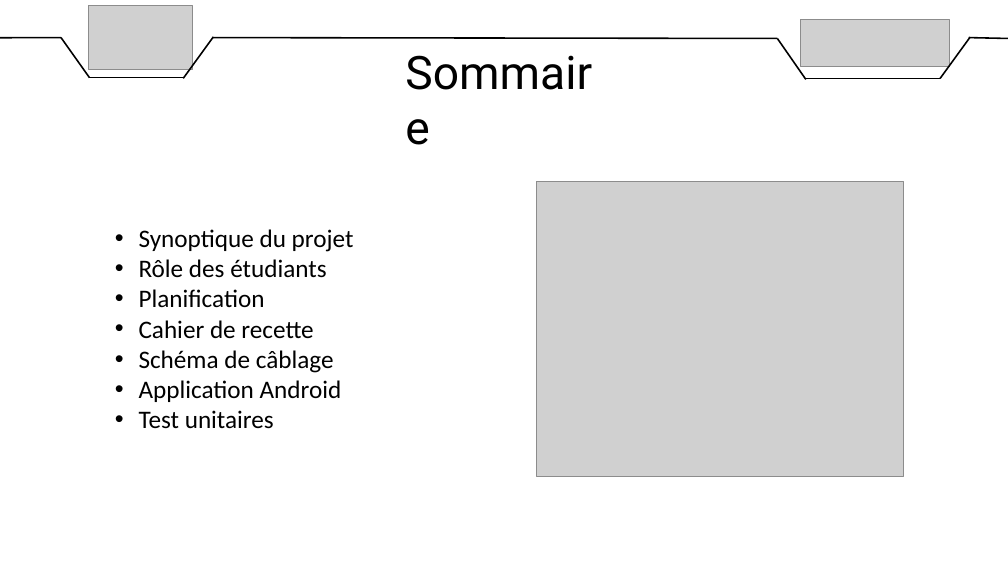
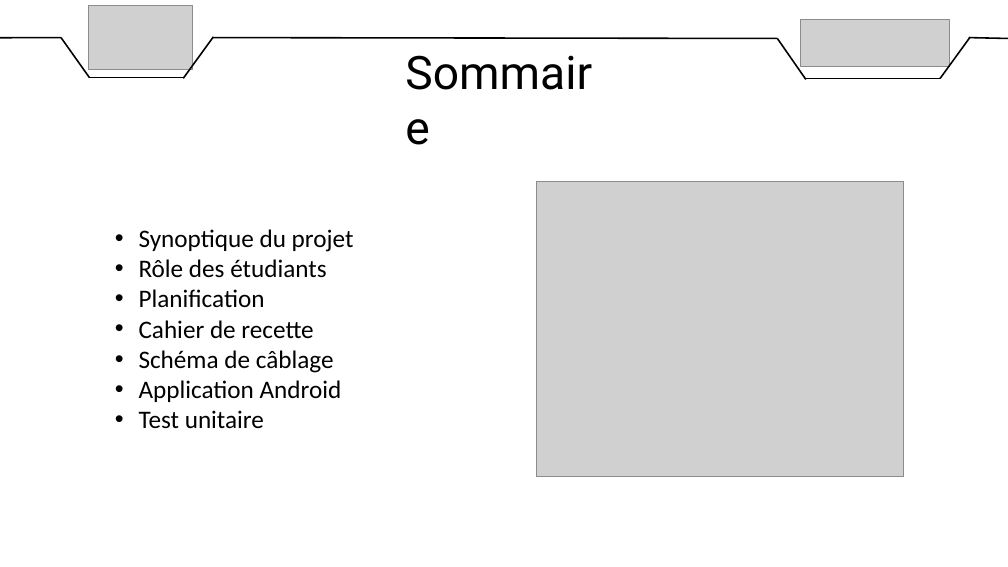
Before and after one commit to DylanChe/SupervisionSerre, a slide deck: slide 2 of oral_projet/revue_3/diaporama_revue_3_dylan.pptx. Drawn at 1008x567 pixels with LibreOffice and Linux fonts; fonts in the diff are those of the drawing; grey boxes stand for pictures. Boxes give left, top, right and bottom in pixels: in the first picture for what was removed or moved away, otherwise in the second. Text is boxed around its words. In the diff, an @@ line names an element or a change of style, - is before the commit and + after.

```diff
--- a/oral_projet/revue_3/diaporama_revue_3_dylan.pptx
+++ b/oral_projet/revue_3/diaporama_revue_3_dylan.pptx
@@ text at <box>139,410,264,429</box>: text changed @@
-• Test unitaires
+• Test unitaire
```
Also in this commit, not shown: 2 other files.
